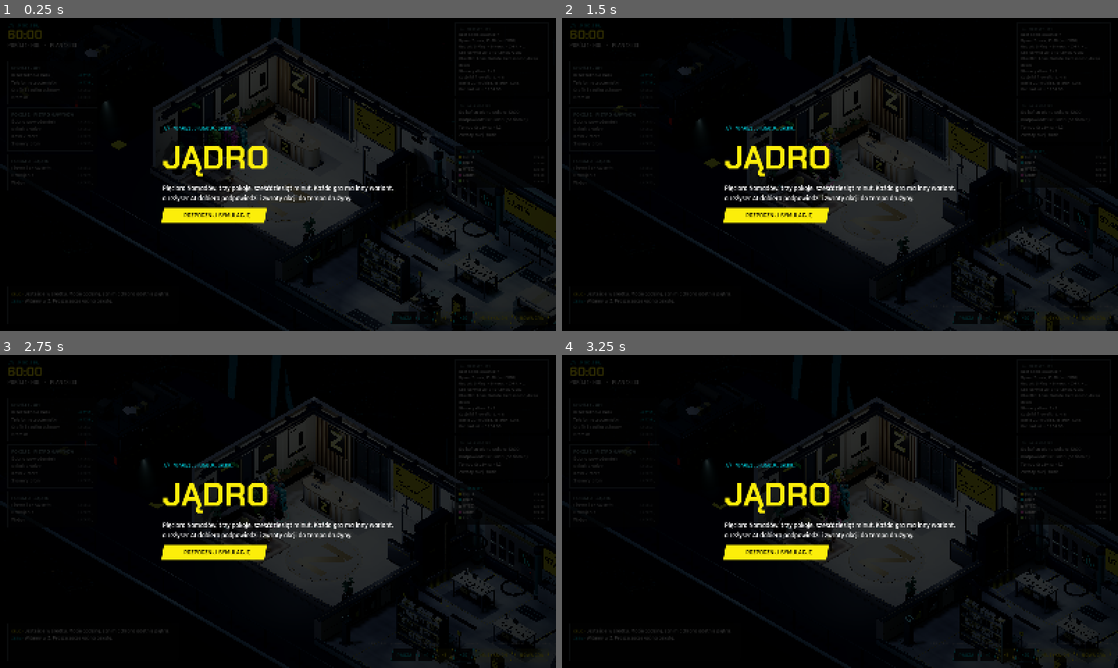
Above: before the commit, frames 1-4 (two rows, left to right).
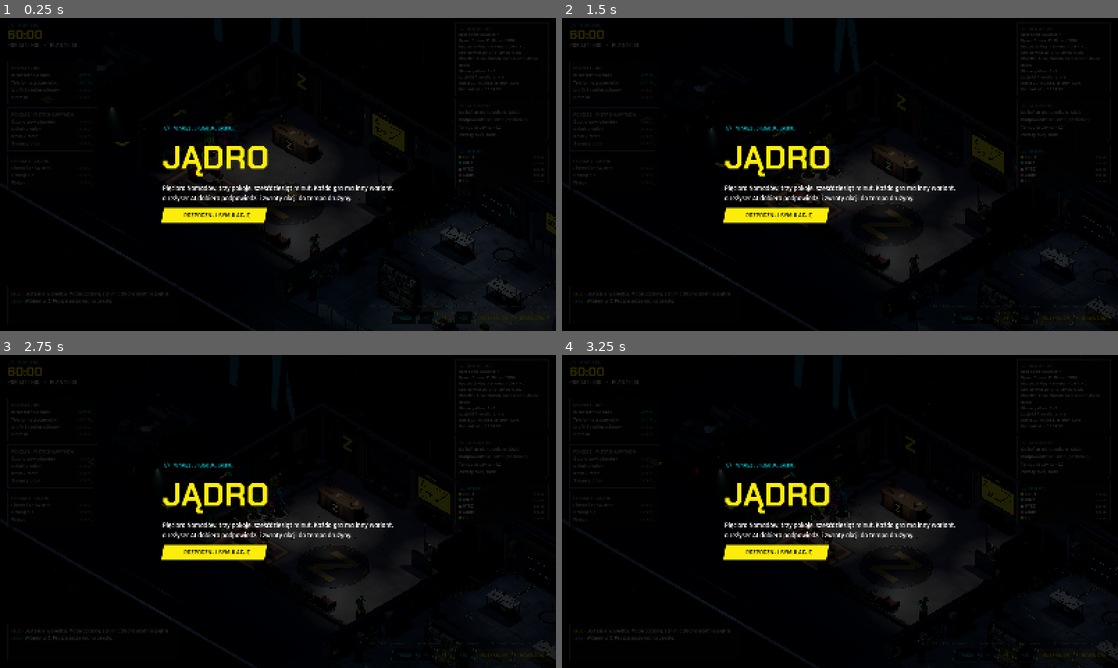
Above: after the commit, the same moments.

Repository: meron1122/EscapeRoomFramework
Game: Godot game, scene res://main.tscn
Two runs of this game, one before a commit and one after it. Both use one fixed random seed, a clock stepped at 60 frames per second and the inputs below.
Inputs:
- Up to frame 1 (0.25 s): no input
- Up to frame 2 (1.5 s): click "PAUZA" at 0.5 s; click "×1" at 1.25 s
- Up to frame 3 (2.75 s): click "×5" at 2 s
- Up to frame 4 (3.25 s): click "×20" at 2.75 s

The runs differ from the first frame. In frame 1, 12% of the frame differs, in the area x 9-100%, y 4-100%; in frame 2, 10%; in frame 3, 10%; in frame 4, 10%.

Commit message:
Simulator: rooms 1.4x bigger, darker and densely dressed; pooled moody lighting; nav, platform and camera rescaled
Co-Authored-By: Claude <noreply@anthropic.com>

Diff:
--- a/simulator/godot/layout.json
+++ b/simulator/godot/layout.json
@@ -3,72 +3,72 @@
   "wallHeight": 3.2,
   "lowWall": 1.1,
   "rooms": [
-    { "id": "hol", "name": "Hol", "x": 0.0, "z": 0.0, "w": 9.0, "d": 7.0, "theme": "hol" },
-    { "id": "pietro", "name": "Piętro Nawyków", "x": 9.4, "z": 0.0, "w": 12.0, "d": 9.0, "theme": "pietro" },
-    { "id": "jadro", "name": "Jądro", "x": 21.8, "z": 0.0, "w": 9.0, "d": 9.0, "theme": "jadro" }
+    { "id": "hol", "name": "Hol", "x": 0.0, "z": 0.0, "w": 12.6, "d": 9.8, "theme": "hol" },
+    { "id": "pietro", "name": "Piętro Nawyków", "x": 13.16, "z": 0.0, "w": 16.8, "d": 12.6, "theme": "pietro" },
+    { "id": "jadro", "name": "Jądro", "x": 30.52, "z": 0.0, "w": 12.6, "d": 12.6, "theme": "jadro" }
   ],
   "doors": [
-    { "id": "wejscie", "wall": "west", "x": 0.0, "z": 5.0, "width": 1.3, "label": "WEJŚCIE" },
-    { "id": "winda", "wall": "divider", "x": 9.2, "z": 2.2, "width": 1.4, "label": "WINDA" },
-    { "id": "zejscie", "wall": "divider", "x": 21.6, "z": 6.6, "width": 1.3, "label": "POZIOM -3" },
-    { "id": "wyjscie", "wall": "east", "x": 30.8, "z": 4.6, "width": 1.3, "label": "WYJŚCIE" }
+    { "id": "wejscie", "wall": "west", "x": 0.0, "z": 7.0, "width": 1.82, "label": "WEJŚCIE" },
+    { "id": "winda", "wall": "divider", "x": 12.88, "z": 3.08, "width": 1.96, "label": "WINDA" },
+    { "id": "zejscie", "wall": "divider", "x": 30.24, "z": 9.24, "width": 1.82, "label": "POZIOM -3" },
+    { "id": "wyjscie", "wall": "east", "x": 43.12, "z": 6.44, "width": 1.82, "label": "WYJŚCIE" }
   ],
   "props": [
-    { "id": "lada", "model": "desk", "x": 3.0, "z": 2.0, "yaw": 0, "w": 3.0, "d": 0.9 },
-    { "id": "monitor_recepcji", "model": "monitor", "x": 2.2, "z": 1.85, "y": 1.02, "yaw": 0, "screen": "grafik" },
-    { "id": "zphone", "model": "phone_dock", "x": 3.7, "z": 2.15, "y": 1.02, "yaw": 0, "screen": "zphone" },
-    { "id": "reklama", "model": "wall_screen", "x": 6.0, "z": 0.12, "y": 1.9, "yaw": 0, "screen": "reklama" },
-    { "id": "logo_hol", "model": "z_logo", "x": 1.5, "z": 0.12, "y": 1.9, "yaw": 0 },
-    { "id": "szafka", "model": "locker", "x": 8.35, "z": 0.75, "yaw": 0, "w": 0.9, "d": 0.6 },
-    { "id": "kanapa", "model": "sofa", "x": 2.2, "z": 5.7, "yaw": 0, "w": 2.2, "d": 0.9 },
-    { "id": "donica", "model": "plant", "x": 0.6, "z": 6.3, "yaw": 0, "w": 0.6, "d": 0.6 },
-    { "id": "donica2", "model": "plant", "x": 8.3, "z": 6.3, "yaw": 0, "w": 0.6, "d": 0.6 },
-    { "id": "bramka", "model": "turnstile", "x": 7.7, "z": 2.2, "yaw": 90 },
+    { "id": "lada", "model": "desk", "x": 4.2, "z": 2.8, "yaw": 0, "w": 3.0, "d": 0.9 },
+    { "id": "monitor_recepcji", "model": "monitor", "x": 3.08, "z": 2.59, "y": 1.02, "yaw": 0, "screen": "grafik" },
+    { "id": "zphone", "model": "phone_dock", "x": 5.18, "z": 3.01, "y": 1.02, "yaw": 0, "screen": "zphone" },
+    { "id": "reklama", "model": "wall_screen", "x": 8.4, "z": 0.168, "y": 1.9, "yaw": 0, "screen": "reklama" },
+    { "id": "logo_hol", "model": "z_logo", "x": 2.1, "z": 0.168, "y": 1.9, "yaw": 0 },
+    { "id": "szafka", "model": "locker", "x": 11.69, "z": 1.05, "yaw": 0, "w": 0.9, "d": 0.6 },
+    { "id": "kanapa", "model": "sofa", "x": 3.08, "z": 7.98, "yaw": 0, "w": 2.2, "d": 0.9 },
+    { "id": "donica", "model": "plant", "x": 0.84, "z": 8.82, "yaw": 0, "w": 0.6, "d": 0.6 },
+    { "id": "donica2", "model": "plant", "x": 11.62, "z": 8.82, "yaw": 0, "w": 0.6, "d": 0.6 },
+    { "id": "bramka", "model": "turnstile", "x": 10.78, "z": 3.08, "yaw": 90 },
 
-    { "id": "licznik", "model": "wall_screen_wide", "x": 15.4, "z": 0.12, "y": 2.1, "yaw": 0, "screen": "licznik" },
-    { "id": "logo_pietro", "model": "z_logo", "x": 19.9, "z": 0.12, "y": 2.0, "yaw": 0 },
-    { "id": "sciana", "model": "phone_wall", "x": 11.7, "z": 0.12, "yaw": 0, "screen": "raport" },
-    { "id": "stol_telefony", "model": "lab_table", "x": 11.7, "z": 2.3, "yaw": 0, "w": 1.8, "d": 0.8 },
-    { "id": "zdrive", "model": "car", "x": 18.6, "z": 2.2, "yaw": 0, "w": 2.2, "d": 2.6, "screen": "zdrive" },
-    { "id": "stol_lab", "model": "lab_table", "x": 15.2, "z": 3.4, "yaw": 0, "w": 1.8, "d": 0.8 },
-    { "id": "regal", "model": "shelf", "x": 12.6, "z": 6.2, "yaw": 0, "w": 2.6, "d": 0.6 },
-    { "id": "kasa", "model": "checkout", "x": 15.4, "z": 6.6, "yaw": 0, "w": 1.3, "d": 0.7 },
-    { "id": "kiosk", "model": "kiosk", "x": 17.0, "z": 6.2, "yaw": 0, "w": 0.6, "d": 0.6, "screen": "kiosk" },
-    { "id": "skaner1", "model": "scanner", "x": 10.1, "z": 4.2, "yaw": 90, "w": 0.5, "d": 0.5 },
-    { "id": "skaner2", "model": "scanner", "x": 10.1, "z": 8.2, "yaw": 90, "w": 0.5, "d": 0.5 },
-    { "id": "skaner3", "model": "scanner", "x": 20.7, "z": 4.2, "yaw": -90, "w": 0.5, "d": 0.5 },
-    { "id": "skaner4", "model": "scanner", "x": 20.7, "z": 8.2, "yaw": -90, "w": 0.5, "d": 0.5 },
+    { "id": "licznik", "model": "wall_screen_wide", "x": 21.56, "z": 0.168, "y": 2.1, "yaw": 0, "screen": "licznik" },
+    { "id": "logo_pietro", "model": "z_logo", "x": 27.86, "z": 0.168, "y": 2.0, "yaw": 0 },
+    { "id": "sciana", "model": "phone_wall", "x": 16.38, "z": 0.168, "yaw": 0, "screen": "raport" },
+    { "id": "stol_telefony", "model": "lab_table", "x": 16.38, "z": 3.22, "yaw": 0, "w": 1.8, "d": 0.8 },
+    { "id": "zdrive", "model": "car", "x": 26.04, "z": 3.08, "yaw": 0, "w": 2.2, "d": 2.6, "screen": "zdrive" },
+    { "id": "stol_lab", "model": "lab_table", "x": 21.28, "z": 4.76, "yaw": 0, "w": 1.8, "d": 0.8 },
+    { "id": "regal", "model": "shelf", "x": 17.64, "z": 8.68, "yaw": 0, "w": 2.6, "d": 0.6 },
+    { "id": "kasa", "model": "checkout", "x": 21.56, "z": 9.24, "yaw": 0, "w": 1.3, "d": 0.7 },
+    { "id": "kiosk", "model": "kiosk", "x": 23.8, "z": 8.68, "yaw": 0, "w": 0.6, "d": 0.6, "screen": "kiosk" },
+    { "id": "skaner1", "model": "scanner", "x": 14.14, "z": 5.88, "yaw": 90, "w": 0.5, "d": 0.5 },
+    { "id": "skaner2", "model": "scanner", "x": 14.14, "z": 11.48, "yaw": 90, "w": 0.5, "d": 0.5 },
+    { "id": "skaner3", "model": "scanner", "x": 28.98, "z": 5.88, "yaw": -90, "w": 0.5, "d": 0.5 },
+    { "id": "skaner4", "model": "scanner", "x": 28.98, "z": 11.48, "yaw": -90, "w": 0.5, "d": 0.5 },
 
-    { "id": "rack1", "model": "rack", "x": 22.7, "z": 0.75, "yaw": 0, "w": 0.7, "d": 1.0 },
-    { "id": "rack2", "model": "rack", "x": 23.5, "z": 0.75, "yaw": 0, "w": 0.7, "d": 1.0 },
-    { "id": "rack3", "model": "rack", "x": 24.3, "z": 0.75, "yaw": 0, "w": 0.7, "d": 1.0 },
-    { "id": "rack4", "model": "rack", "x": 28.3, "z": 0.75, "yaw": 0, "w": 0.7, "d": 1.0 },
-    { "id": "rack5", "model": "rack", "x": 29.1, "z": 0.75, "yaw": 0, "w": 0.7, "d": 1.0 },
-    { "id": "rack6", "model": "rack", "x": 29.9, "z": 0.75, "yaw": 0, "w": 0.7, "d": 1.0 },
-    { "id": "rack7", "model": "rack", "x": 22.7, "z": 3.4, "yaw": 90, "w": 1.0, "d": 0.7 },
-    { "id": "rack8", "model": "rack", "x": 22.7, "z": 4.2, "yaw": 90, "w": 1.0, "d": 0.7 },
-    { "id": "jadro_wieza", "model": "core_tower", "x": 26.3, "z": 3.6, "yaw": 0, "w": 2.0, "d": 2.0 },
-    { "id": "konsola", "model": "console", "x": 26.3, "z": 1.2, "yaw": 0, "w": 1.2, "d": 0.7, "screen": "zeta" },
-    { "id": "szafa_serwisowa", "model": "service_cabinet", "x": 23.0, "z": 8.1, "yaw": 0, "w": 1.3, "d": 0.7 },
-    { "id": "emiter", "model": "emitter", "x": 30.2, "z": 8.3, "yaw": -135, "w": 0.4, "d": 0.4 },
-    { "id": "lustro1", "model": "mirror", "x": 28.4, "z": 6.6, "yaw": 20, "w": 0.4, "d": 0.4 },
-    { "id": "lustro2", "model": "mirror", "x": 29.4, "z": 5.4, "yaw": -30, "w": 0.4, "d": 0.4 },
-    { "id": "lustro3", "model": "mirror", "x": 27.2, "z": 7.7, "yaw": 45, "w": 0.4, "d": 0.4 },
-    { "id": "czujniki", "model": "sensor_stand", "x": 29.9, "z": 2.8, "yaw": 180, "w": 0.5, "d": 1.8 }
+    { "id": "rack1", "model": "rack", "x": 31.78, "z": 1.05, "yaw": 0, "w": 0.7, "d": 1.0 },
+    { "id": "rack2", "model": "rack", "x": 32.9, "z": 1.05, "yaw": 0, "w": 0.7, "d": 1.0 },
+    { "id": "rack3", "model": "rack", "x": 34.02, "z": 1.05, "yaw": 0, "w": 0.7, "d": 1.0 },
+    { "id": "rack4", "model": "rack", "x": 39.62, "z": 1.05, "yaw": 0, "w": 0.7, "d": 1.0 },
+    { "id": "rack5", "model": "rack", "x": 40.74, "z": 1.05, "yaw": 0, "w": 0.7, "d": 1.0 },
+    { "id": "rack6", "model": "rack", "x": 41.86, "z": 1.05, "yaw": 0, "w": 0.7, "d": 1.0 },
+    { "id": "rack7", "model": "rack", "x": 31.78, "z": 4.76, "yaw": 90, "w": 1.0, "d": 0.7 },
+    { "id": "rack8", "model": "rack", "x": 31.78, "z": 5.88, "yaw": 90, "w": 1.0, "d": 0.7 },
+    { "id": "jadro_wieza", "model": "core_tower", "x": 36.82, "z": 5.04, "yaw": 0, "w": 2.0, "d": 2.0 },
+    { "id": "konsola", "model": "console", "x": 36.82, "z": 1.68, "yaw": 0, "w": 1.2, "d": 0.7, "screen": "zeta" },
+    { "id": "szafa_serwisowa", "model": "service_cabinet", "x": 32.2, "z": 11.34, "yaw": 0, "w": 1.3, "d": 0.7 },
+    { "id": "emiter", "model": "emitter", "x": 42.28, "z": 11.62, "yaw": -135, "w": 0.4, "d": 0.4 },
+    { "id": "lustro1", "model": "mirror", "x": 39.76, "z": 9.24, "yaw": 20, "w": 0.4, "d": 0.4 },
+    { "id": "lustro2", "model": "mirror", "x": 41.16, "z": 7.56, "yaw": -30, "w": 0.4, "d": 0.4 },
+    { "id": "lustro3", "model": "mirror", "x": 38.08, "z": 10.78, "yaw": 45, "w": 0.4, "d": 0.4 },
+    { "id": "czujniki", "model": "sensor_stand", "x": 41.86, "z": 3.92, "yaw": 180, "w": 0.5, "d": 1.8 }
   ],
-  "bomb": { "x": 24.6, "z": 6.6, "yaw": 0, "w": 1.0, "d": 0.6 },
+  "bomb": { "x": 34.44, "z": 9.24, "yaw": 0, "w": 1.0, "d": 0.6 },
   "tasks": [
-    { "id": "przeszukanie", "name": "Przeszukanie holu", "room": "hol", "work": 5.2, "spots": [[2.2, 4.9], [0.9, 5.6], [8.0, 5.6]], "max": 2, "after": [], "say": "Identyfikator w donicy!" },
-    { "id": "telefon", "name": "Telefon recepcjonistki", "room": "hol", "work": 10.5, "spots": [[3.6, 3.0], [3.0, 3.0]], "max": 2, "after": [], "say": "Gest się zgadza, szuflada otwarta." },
-    { "id": "szafka", "name": "Grafik i szafka ochrony", "room": "hol", "work": 8.8, "spots": [[8.3, 1.55], [7.7, 1.6]], "max": 2, "after": ["telefon"], "say": "Kod z grafiku pasuje." },
-    { "id": "bramka", "name": "Bramka", "room": "hol", "work": 2.1, "spots": [[7.0, 2.2]], "max": 1, "after": ["szafka", "przeszukanie"], "say": "Dzień dobry. Miłej zmiany.", "opens": "winda" },
-    { "id": "sciana", "name": "Ściana powiadomień", "room": "pietro", "work": 28.0, "spots": [[11.2, 1.3], [12.2, 1.3]], "max": 2, "after": ["bramka"], "say": "Telefony odłączone, mamy rdzeń.", "gives": "rdzen" },
-    { "id": "zdrive", "name": "Kokpit Z-Drive", "room": "pietro", "work": 24.5, "spots": [[17.6, 3.9], [19.6, 3.9]], "max": 2, "after": ["bramka"], "say": "Reflektory mrugnęły, schowek otwarty.", "gives": "rdzen" },
-    { "id": "zmart", "name": "Kasa Z-Mart", "room": "pietro", "work": 26.2, "spots": [[15.4, 7.5], [13.0, 7.2]], "max": 2, "after": ["bramka"], "say": "Paragon wydrukowany. Trzeci rdzeń.", "gives": "rdzen" },
-    { "id": "skanery", "name": "Skanery dłoni", "room": "pietro", "work": 1.1, "spots": [[10.6, 4.2], [20.2, 4.2]], "max": 2, "coop": 2, "after": ["sciana", "zdrive", "zmart"], "say": "Dostęp do poziomu -3.", "opens": "zejscie" },
-    { "id": "firewall", "name": "Firewall ze światła", "room": "jadro", "work": 21.0, "spots": [[28.4, 7.3], [29.4, 6.1], [27.2, 8.3]], "max": 3, "after": ["skanery"], "say": "Wiązki trafiły. Firewall padł." },
-    { "id": "uzbrojenie", "name": "Uzbrojenie", "room": "jadro", "work": 8.8, "spots": [[24.6, 7.4], [25.4, 7.2]], "max": 2, "after": ["firewall"], "say": "Uzbrojony. Czekam na dwa klucze." },
-    { "id": "wybor", "name": "Wybór", "room": "jadro", "work": 1.8, "spots": [[24.0, 7.5], [25.2, 7.5]], "max": 2, "coop": 2, "after": ["uzbrojenie"], "say": "Klucze przekręcone." }
+    { "id": "przeszukanie", "name": "Przeszukanie holu", "room": "hol", "work": 5.2, "spots": [[3.08, 6.86], [1.26, 7.84], [11.2, 7.84]], "max": 2, "after": [], "say": "Identyfikator w donicy!" },
+    { "id": "telefon", "name": "Telefon recepcjonistki", "room": "hol", "work": 10.5, "spots": [[5.04, 4.2], [4.2, 4.2]], "max": 2, "after": [], "say": "Gest się zgadza, szuflada otwarta." },
+    { "id": "szafka", "name": "Grafik i szafka ochrony", "room": "hol", "work": 8.8, "spots": [[11.62, 2.17], [10.78, 2.24]], "max": 2, "after": ["telefon"], "say": "Kod z grafiku pasuje." },
+    { "id": "bramka", "name": "Bramka", "room": "hol", "work": 2.1, "spots": [[9.8, 3.08]], "max": 1, "after": ["szafka", "przeszukanie"], "say": "Dzień dobry. Miłej zmiany.", "opens": "winda" },
+    { "id": "sciana", "name": "Ściana powiadomień", "room": "pietro", "work": 28.0, "spots": [[15.68, 1.82], [17.08, 1.82]], "max": 2, "after": ["bramka"], "say": "Telefony odłączone, mamy rdzeń.", "gives": "rdzen" },
+    { "id": "zdrive", "name": "Kokpit Z-Drive", "room": "pietro", "work": 24.5, "spots": [[24.64, 5.46], [27.44, 5.46]], "max": 2, "after": ["bramka"], "say": "Reflektory mrugnęły, schowek otwarty.", "gives": "rdzen" },
+    { "id": "zmart", "name": "Kasa Z-Mart", "room": "pietro", "work": 26.2, "spots": [[21.56, 10.5], [18.2, 10.08]], "max": 2, "after": ["bramka"], "say": "Paragon wydrukowany. Trzeci rdzeń.", "gives": "rdzen" },
+    { "id": "skanery", "name": "Skanery dłoni", "room": "pietro", "work": 1.1, "spots": [[14.84, 5.88], [28.28, 5.88]], "max": 2, "coop": 2, "after": ["sciana", "zdrive", "zmart"], "say": "Dostęp do poziomu -3.", "opens": "zejscie" },
+    { "id": "firewall", "name": "Firewall ze światła", "room": "jadro", "work": 21.0, "spots": [[39.76, 10.22], [41.16, 8.54], [38.08, 11.62]], "max": 3, "after": ["skanery"], "say": "Wiązki trafiły. Firewall padł." },
+    { "id": "uzbrojenie", "name": "Uzbrojenie", "room": "jadro", "work": 8.8, "spots": [[34.44, 10.36], [35.56, 10.08]], "max": 2, "after": ["firewall"], "say": "Uzbrojony. Czekam na dwa klucze." },
+    { "id": "wybor", "name": "Wybór", "room": "jadro", "work": 1.8, "spots": [[33.6, 10.5], [35.28, 10.5]], "max": 2, "coop": 2, "after": ["uzbrojenie"], "say": "Klucze przekręcone." }
   ],
   "plan": { "hol": 12, "pietro": 37, "jadro": 52 }
 }
--- a/simulator/godot/scripts/atmosphere.gd
+++ b/simulator/godot/scripts/atmosphere.gd
@@ -309,37 +309,37 @@
 
 func _platform() -> void:
 	var metal := _mat(Color("#394249"), 0.0, 0.65, 0.15)
-	_box(self, Vector3(41, 1.2, 12), Vector3(12.0, -0.72, 5.0), Color(), 0.0, metal)
+	_box(self, Vector3(57.4, 1.2, 16.8), Vector3(16.8, -0.72, 7.0), Color(), 0.0, metal)
 	# One quiet edge line, so the platform has a border without becoming a light show.
-	_box(self, Vector3(41.2, 0.08, 0.12), Vector3(12.0, -0.14, 11.06), Color("#6f8c94"), 0.5)
-	_box(self, Vector3(0.12, 0.08, 12.2), Vector3(32.56, -0.14, 5.0), Color("#6f8c94"), 0.5)
-	for x in [2.0, 12.0, 22.0, 31.0]:  # light the terrace so the platform reads as a floor, not a void
+	_box(self, Vector3(57.6, 0.08, 0.12), Vector3(16.8, -0.14, 15.46), Color("#6f8c94"), 0.5)
+	_box(self, Vector3(0.12, 0.08, 17.0), Vector3(45.56, -0.14, 7.0), Color("#6f8c94"), 0.5)
+	for x in [3.0, 15.0, 28.0, 41.0]:  # light the terrace so the platform reads as a floor, not a void
 		var l := OmniLight3D.new()
-		l.position = Vector3(x, 1.6, 10.4)
+		l.position = Vector3(x, 1.6, 14.6)
 		l.light_color = Color("#a9bcc6")
 		l.light_energy = 0.5
 		l.omni_range = 5.0
 		add_child(l)
 	# Railings along the open edges, with a gap at the landing pad.
-	for x in range(-8, 33, 2):
-		_box(self, Vector3(0.06, 1.0, 0.06), Vector3(x, 0.5, 10.85), Color("#2a3036"), 0.0)
-	_box(self, Vector3(40.6, 0.05, 0.05), Vector3(12.3, 1.0, 10.85), Color("#4a535a"), 0.0)
-	for z in range(0, 11, 2):
-		_box(self, Vector3(0.06, 1.0, 0.06), Vector3(32.3, 0.5, z), Color("#2a3036"), 0.0)
+	for x in range(-11, 46, 2):
+		_box(self, Vector3(0.06, 1.0, 0.06), Vector3(x, 0.5, 15.2), Color("#2a3036"), 0.0)
+	_box(self, Vector3(57.0, 0.05, 0.05), Vector3(17.0, 1.0, 15.2), Color("#4a535a"), 0.0)
+	for z in range(0, 16, 2):
+		_box(self, Vector3(0.06, 1.0, 0.06), Vector3(45.3, 0.5, z), Color("#2a3036"), 0.0)
 
 
 func _van_pad() -> void:
-	_box(self, Vector3(5.6, 0.04, 4.0), Vector3(-5.2, 0.02, 4.8), Color("#1a1f24"), 0.0)
-	for c in [Vector3(-7.9, 0.03, 2.9), Vector3(-2.5, 0.03, 2.9), Vector3(-7.9, 0.03, 6.7), Vector3(-2.5, 0.03, 6.7)]:
+	_box(self, Vector3(5.6, 0.04, 4.0), Vector3(-5.2, 0.02, 6.7), Color("#1a1f24"), 0.0)
+	for c in [Vector3(-7.9, 0.03, 4.8), Vector3(-2.5, 0.03, 4.8), Vector3(-7.9, 0.03, 8.6), Vector3(-2.5, 0.03, 8.6)]:
 		_box(self, Vector3(0.5, 0.02, 0.5), c, YELLOW, 0.5)
 	if not ResourceLoader.exists("res://assets/van.glb"):
 		return
 	_van = load("res://assets/van.glb").instantiate()
-	_van.position = Vector3(-5.2, 0.55, 4.8)
+	_van.position = Vector3(-5.2, 0.55, 6.7)
 	_van.rotation_degrees.y = 90
 	add_child(_van)
 	var glow := OmniLight3D.new()
-	glow.position = Vector3(-5.2, 0.15, 4.8)
+	glow.position = Vector3(-5.2, 0.15, 6.7)
 	glow.light_color = Color("#9fd8e0")
 	glow.light_energy = 0.6
 	glow.omni_range = 4.0
--- a/simulator/godot/scripts/main.gd
+++ b/simulator/godot/scripts/main.gd
@@ -31,8 +31,8 @@
 var paused := false
 var follow := true
 var cam: Camera3D
-var cam_target := Vector3(4.5, 0, 3.5)
-var zoom := 13.0
+var cam_target := Vector3(6.3, 0, 4.9)
+var zoom := 16.0
 var dragging := false
 var music: Array[AudioStreamPlayer] = []
 var music_active := 0
@@ -393,8 +393,8 @@
 	env.background_mode = Environment.BG_COLOR
 	env.background_color = Color("#040507")
 	env.ambient_light_source = Environment.AMBIENT_SOURCE_COLOR
-	env.ambient_light_color = Color("#2a333d")
-	env.ambient_light_energy = 1.0
+	env.ambient_light_color = Color("#27303c")
+	env.ambient_light_energy = 0.75
 	env.tonemap_mode = Environment.TONE_MAPPER_ACES
 	env.tonemap_exposure = 0.95
 	env.glow_enabled = true
@@ -547,28 +547,32 @@
 		l.omni_range = reach
 	elif l is SpotLight3D:
 		l.spot_range = reach
-		l.spot_angle = 40.0
+		l.spot_angle = 46.0
+		l.spot_angle_attenuation = 0.6
 		l.rotation_degrees.x = -90
 	add_child(l)
 	room_lights.get_or_add(room, []).append(l)
 
 
 func _build_lights() -> void:
-	var white := Color("#eef3ff")
-	for i in 3:
-		var p: Vector3 = [Vector3(2.2, 2.7, 2.6), Vector3(6.6, 2.7, 2.6), Vector3(4.5, 2.7, 5.6)][i]
-		_light("hol", OmniLight3D.new(), p, white, 0.7, 6.5, i < 2)
-	_light("hol", OmniLight3D.new(), Vector3(1.5, 2.2, 0.9), Color("#ffd9a0"), 0.35, 3.5)
-	for p in [Vector3(11.7, 3.1, 1.7), Vector3(18.6, 3.3, 2.6), Vector3(14.0, 3.1, 6.6), Vector3(15.2, 3.1, 3.4)]:
-		_light("pietro", SpotLight3D.new(), p, white, 3.2, 6.0, true)
-	for p in [Vector3(10.6, 2.4, 7.6), Vector3(20.4, 2.4, 7.6), Vector3(15.4, 2.6, 1.3)]:
-		_light("pietro", OmniLight3D.new(), p, Color("#7fe6ee"), 0.35, 6.0)
-	for p in [Vector3(24.0, 2.6, 6.2), Vector3(29.0, 2.6, 6.2)]:
-		_light("jadro", OmniLight3D.new(), p, Color("#8fa3cf"), 1.3, 8.0)
-	_light("jadro", OmniLight3D.new(), Vector3(26.5, 3.4, 6.8), Color("#dfe6f2"), 0.8, 9.0)  # neutral fill: cold, not monochrome
-	_light("jadro", OmniLight3D.new(), Vector3(26.3, 1.7, 3.6), Color("#00f0ff"), 2.0, 6.5, true)
-	for p in [Vector3(23.4, 3.0, 2.4), Vector3(29.2, 3.0, 2.4)]:
-		_light("jadro", SpotLight3D.new(), p, Color("#5f8bff"), 2.2, 5.0, true)
+	## Moody rooms: low ambient, and pools of light over the places where the game happens.
+	var white := Color("#e9eefc")
+	var warm := Color("#ffd2a0")
+	# Hol: warm pools over the desk, the seating and the gate; one cool wash so the stone still reads.
+	for p in [Vector3(4.6, 3.0, 3.9), Vector3(2.6, 2.8, 7.4), Vector3(11.3, 3.0, 2.4), Vector3(10.4, 3.0, 7.6)]:
+		_light("hol", SpotLight3D.new(), p, warm, 3.4, 7.0, true)
+	_light("hol", OmniLight3D.new(), Vector3(6.3, 3.6, 5.0), white, 0.45, 11.0)
+	# Piętro: white work light over each station, a faint cyan from the scanner walls.
+	for p in [Vector3(16.4, 3.2, 2.4), Vector3(26.0, 3.3, 3.6), Vector3(19.6, 3.2, 9.2), Vector3(21.3, 3.2, 4.8), Vector3(24.5, 3.2, 9.8)]:
+		_light("pietro", SpotLight3D.new(), p, white, 3.6, 7.5, true)
+	for p in [Vector3(14.8, 2.4, 10.6), Vector3(28.6, 2.4, 10.6)]:
+		_light("pietro", OmniLight3D.new(), p, Color("#7fe6ee"), 0.4, 7.0)
+	_light("pietro", OmniLight3D.new(), Vector3(21.5, 3.8, 6.3), white, 0.35, 13.0)
+	# Jądro: cold and the darkest; the core is the light.
+	_light("jadro", OmniLight3D.new(), Vector3(36.8, 1.7, 5.0), Color("#00f0ff"), 2.4, 9.0, true)
+	for p in [Vector3(32.8, 3.0, 3.4), Vector3(40.9, 3.0, 3.4), Vector3(34.0, 3.0, 9.4), Vector3(40.0, 3.0, 9.4)]:
+		_light("jadro", SpotLight3D.new(), p, Color("#8fa8e6"), 2.8, 7.0, true)
+	_light("jadro", OmniLight3D.new(), Vector3(37.0, 3.6, 7.5), Color("#c9d4ea"), 0.4, 12.0)
 
 
 func _build_screens() -> void:
@@ -606,7 +610,7 @@
 	for i in NAMES.size():
 		var n := Npc.new()
 		n.setup(variants[i % variants.size()], NAMES[i], COLORS[i], rng.randf_range(0.8, 1.25), fonts.display)
-		n.position = Vector3(1.0 + (i % 2) * 0.7, 0, 3.4 + i * 0.3)
+		n.position = Vector3(1.4 + (i % 2) * 0.7, 0, 4.8 + i * 0.35)
 		add_child(n)
 		npcs.append(n)
 
@@ -695,7 +699,7 @@
 	var spots := []
 	for k in sim.variant.skanery:
 		var s: Node3D = props["skaner" + k]
-		spots.append([s.position.x + (0.55 if s.position.x < 15.0 else -0.55), s.position.z])
+		spots.append([s.position.x + (0.55 if s.position.x < 21.0 else -0.55), s.position.z])
 		_set_mat("skaner" + k, "Ring", _glow(Color("#00f0ff"), 0.4))
 	sim.tasks.skanery.def.spots = spots
 	for i in 4:
@@ -844,7 +848,7 @@
 		n.at_spot = false
 		n.mode = "leave"
 		n.activity = "ucieka" if kind == "detonacja" else "wychodzi"
-		n.go(nav, Vector3(32.2, 0, 4.6 + rng.randf_range(-0.3, 0.3)), Vector3(33, 0, 4.6))
+		n.go(nav, Vector3(45.1, 0, 6.44 + rng.randf_range(-0.3, 0.3)), Vector3(46.2, 0, 6.44))
 	end_shown_at = _clock + 7.0
 
 
--- a/simulator/godot/scripts/nav.gd
+++ b/simulator/godot/scripts/nav.gd
@@ -10,7 +10,7 @@
 
 
 func _init(layout: Dictionary) -> void:
-	grid.region = Rect2i(0, 0, int(36.0 / CELL), int(12.0 / CELL))
+	grid.region = Rect2i(0, 0, int(50.0 / CELL), int(16.0 / CELL))
 	grid.cell_size = Vector2(CELL, CELL)
 	grid.offset = ORIGIN + Vector2(CELL, CELL) * 0.5
 	grid.diagonal_mode = AStarGrid2D.DIAGONAL_MODE_ONLY_IF_NO_OBSTACLES
Binary file changed: simulator/godot/assets/badge.glb
Binary file changed: simulator/godot/assets/bomb.glb
Binary file changed: simulator/godot/assets/car.glb
Binary file changed: simulator/godot/assets/checkout.glb
Binary file changed: simulator/godot/assets/console.glb
Binary file changed: simulator/godot/assets/core_tower.glb
Binary file changed: simulator/godot/assets/desk.glb
Binary file changed: simulator/godot/assets/door.glb
Binary file changed: simulator/godot/assets/emitter.glb
Binary file changed: simulator/godot/assets/kiosk.glb
Binary file changed: simulator/godot/assets/lab_table.glb
Binary file changed: simulator/godot/assets/locker.glb
(and 39 more such lines)
